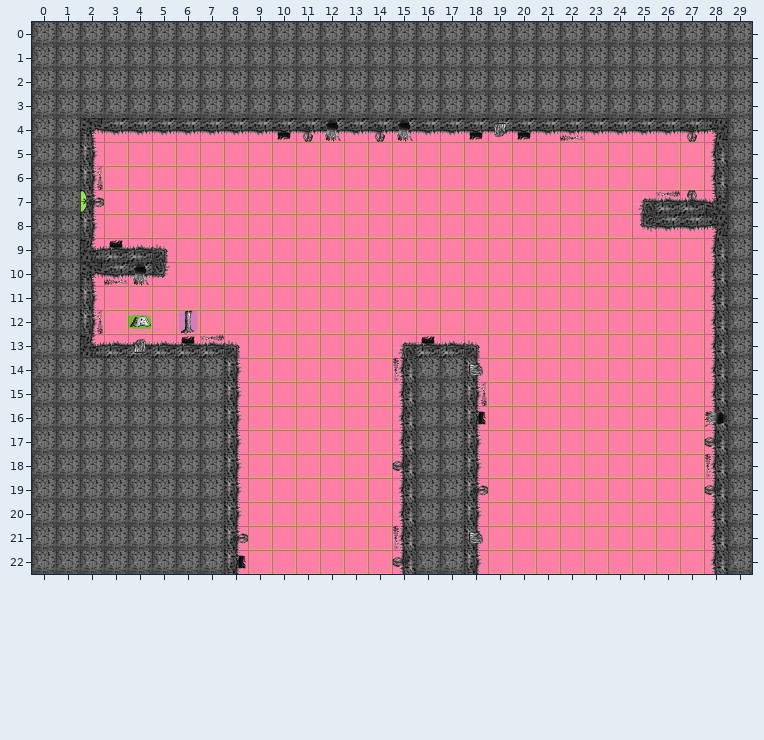
Tiled map -- Project/Maps/crap a Travis/Level_10.tmx. Above, as it was before the edit.
Cells are 64x64 px. Shown: x 0..29, y 0..22.
Once edited:
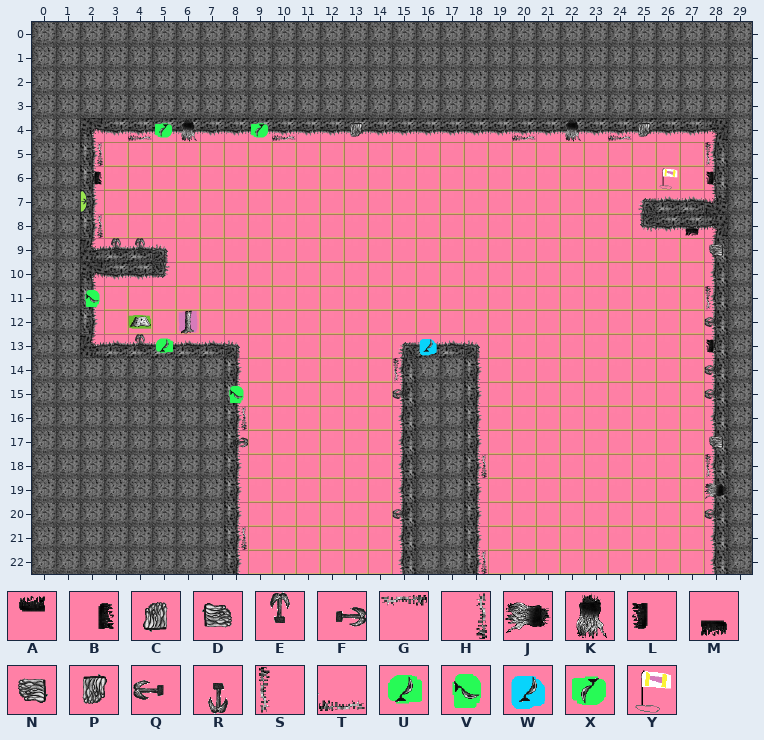
Key: from "Decorations": A 2, B 3, C 4, D 5, E 6, F 7, G 8, H 9, J 10, K 11, L 12, M 13, N 14, P 15, Q 16, R 17, S 18, T 19, U 26, V 27, W 28, X 37; from "Ingredients": Y 10.
_ is an empty cell, . an unchanged one.
The edit:
--- layer "Ingredients"
@@ x 5..9 @@
- 4 _..._
+ 4 X...X
@@ x 26..26 @@
- 6 _
+ 6 Y
@@ x 2..2 @@
-11 _
+11 V
@@ x 5..16 @@
-13 _.........._
+13 U..........W
@@ x 8..8 @@
-15 _
+15 V
--- layer "Decorations"
@@ x 2..28 @@
- 4 .._._...MRK_RK..MPM.T.__.R.
- 5 _........................._
- 6 H........................._
- 7 F.......................GE.
- 8 _........................_.
- 9 .A_......................._
-10 .TK........................
-11 .........................._
-12 H........................._
-13 ..C.AG........A..........._
-14 ................D........._
-15 ............._..H........._
-16 ......_.........B.........J
-17 ......_...................Q
-18 .............Q.._..........
-19 ................F.........Q
-20 ............._............_
-21 ......F......S..D..........
-22 ......B......Q.._..........
+ 4 ..T.K...T__P__..__T.K.TP._.
+ 5 H.........................S
+ 6 B.........................L
+ 7 _.......................__.
+ 8 H........................M.
+ 9 .EE.......................N
+10 .__........................
+11 ..........................S
+12 _.........................Q
+13 ..E.__........_...........L
+14 ................_.........Q
+15 .............Q.._.........Q
+16 ......H........._........._
+17 ......F...................N
+18 ............._..H..........
+19 ................_.........J
+20 .............Q............Q
+21 ......H......_.._..........
+22 ......_......_..H..........
